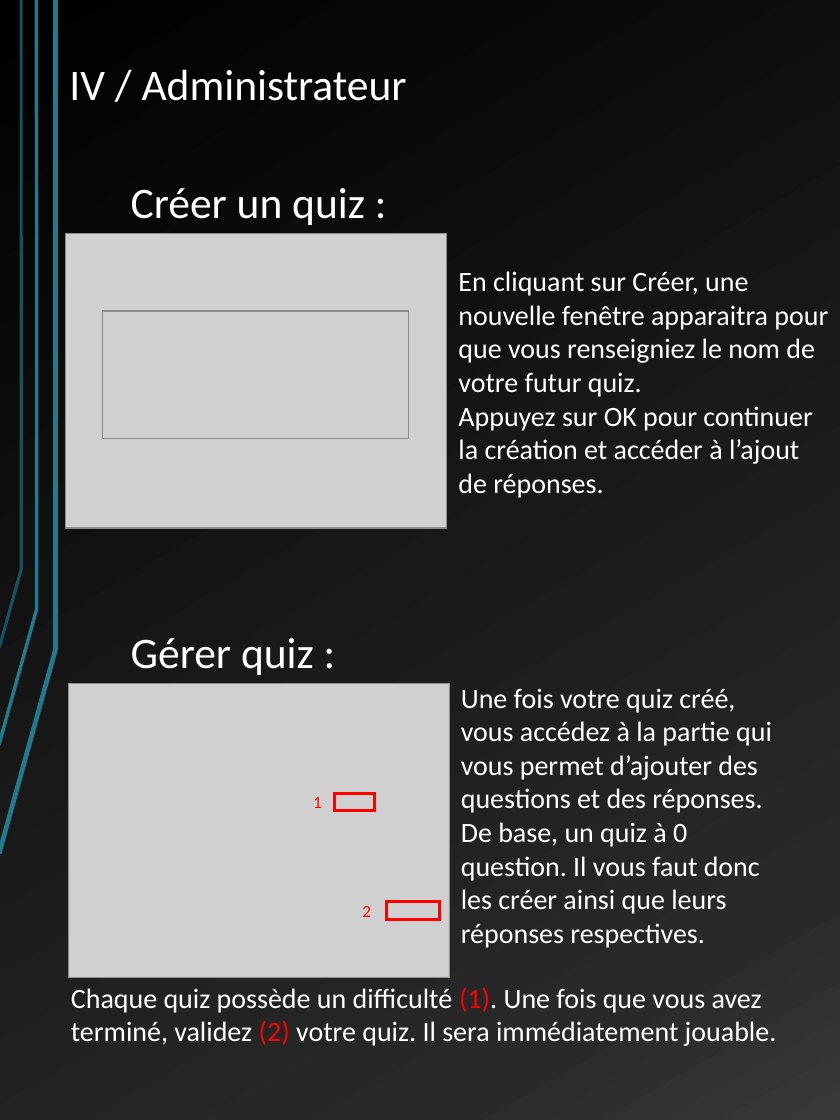
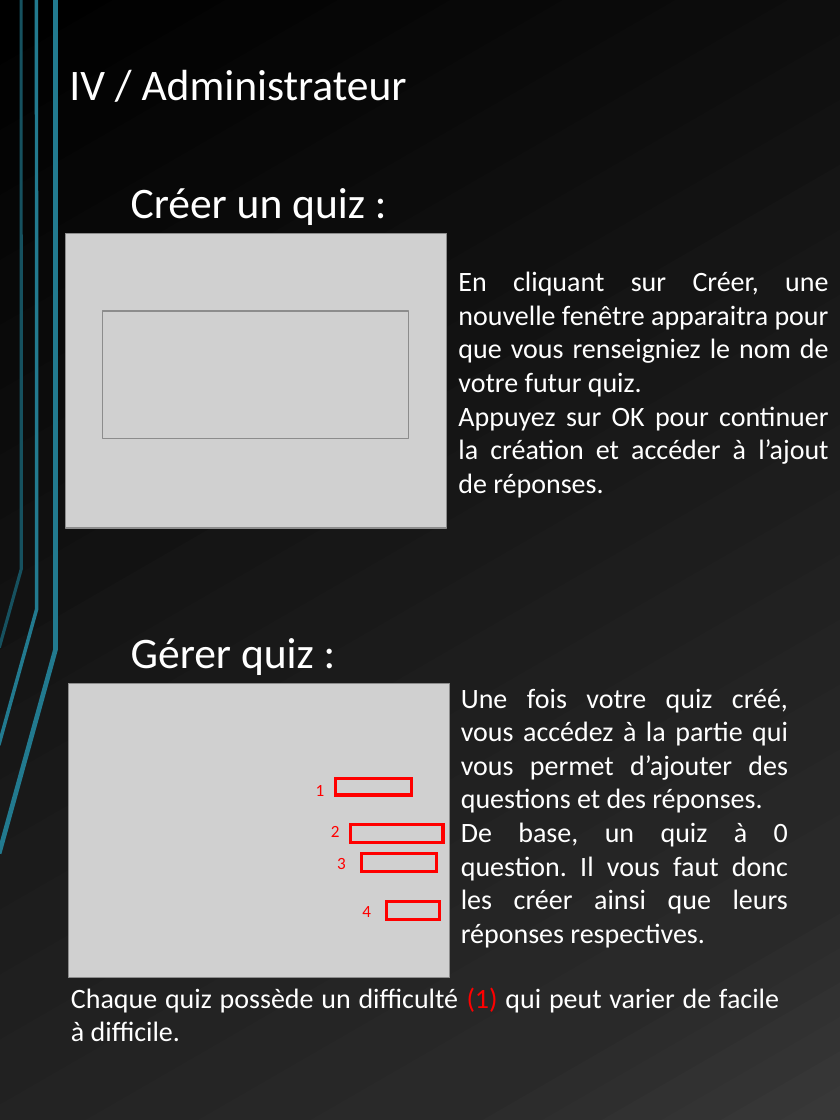
Before and after one commit to LordAlbas/warquiz, a slide deck: slide 10 of Docs/manuel utilisateur WQ.pptx (slide 8 before the commit). Drawn at 840x1120 pixels with LibreOffice and Linux fonts; fonts in the diff are those of the drawing; grey boxes stand for pictures. Boxes give left, top, right and bottom in pixels: in the first picture for what was removed or moved away, otherwise in the second. Text is boxed around its words. In the diff, an @@ line names an element or a change of style, - is before the commit and + after.

```diff
--- a/Docs/manuel utilisateur WQ.pptx
+++ b/Docs/manuel utilisateur WQ.pptx
@@ text "En cliquant sur Créer, une ..." at (458, 271, 829, 498): alignment left to justified @@
@@ text "Une fois votre quiz créé, ..." at (461, 688, 788, 948): alignment left to justified @@
@@ text "1": place and size @@
-text "1" at (313, 797, 322, 808)
+text "1" at (316, 785, 325, 796)
@@ rectangle: place and size @@
-rectangle at (335, 794, 375, 811)
+rectangle at (335, 778, 412, 795)
@@ text "2": place and size @@
-text "2" at (362, 906, 371, 917)
+text "2" at (331, 826, 340, 837)
@@ rectangle added at (351, 824, 444, 842), outline #FF0000 2 pt @@
@@ text added at (337, 858, 346, 869), 11 pt, text #FF0000 @@
+3
@@ rectangle added at (362, 853, 437, 871), outline #FF0000 2 pt @@
@@ text added at (362, 906, 371, 917), 11 pt, text #FF0000 @@
+4
@@ text at (71, 987, 779, 1041): text changed @@
-Chaque quiz possède un difficulté (1). Une fois que vous avez terminé, validez (2) votre quiz. Il sera immédiatement jouable.
+Chaque quiz possède un difficulté (1) qui peut varier de facile à difficile.
```
Also in this commit, not shown: 7 other slides changed, 3 slides added, 3 other files.
